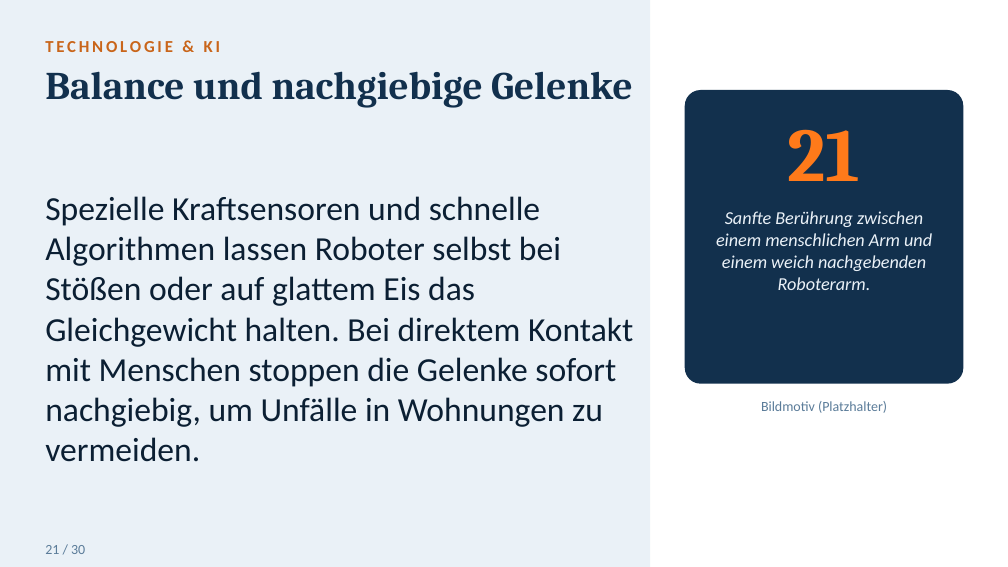
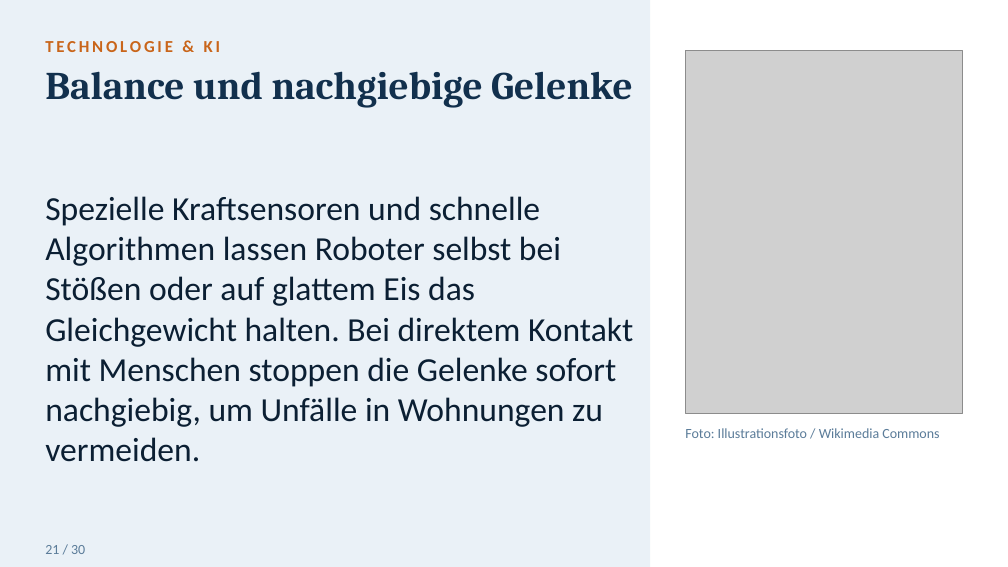
Before and after one commit to toshkaraf/tagesf-rderst-tte, a slide deck: slide 22 of Humanoide_Roboter_gross.pptx. Drawn at 1008x567 pixels with LibreOffice and Linux fonts; fonts in the diff are those of the drawing; grey boxes stand for pictures. Boxes give left, top, right and bottom in pixels: in the first picture for what was removed or moved away, otherwise in the second. Text is boxed around its words. In the diff, an @@ line names an element or a change of style, - is before the commit and + after.

```diff
--- a/Humanoide_Roboter_gross.pptx
+++ b/Humanoide_Roboter_gross.pptx
@@ picture added at [685, 50, 963, 413] @@
@@ rounded rectangle removed at [685, 91, 963, 383] @@
@@ text removed at [788, 129, 861, 181] @@
-21
@@ text removed at [716, 211, 932, 290] @@
-Sanfte Berührung zwischen einem menschlichen Arm und einem weich nachgebenden Roboterarm.
@@ text removed at [761, 401, 887, 413] @@
-Bildmotiv (Platzhalter)
@@ text added at [685, 428, 939, 438], 10 pt, text #5B7C99 @@
+Foto: Illustrationsfoto / Wikimedia Commons
```
Also in this commit, not shown: 12 other slides changed.
